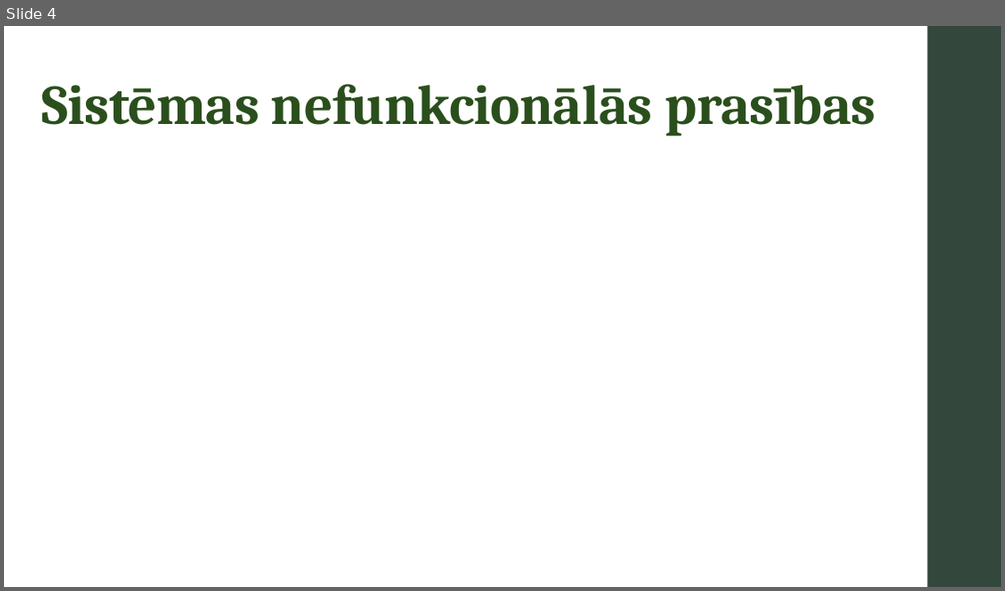
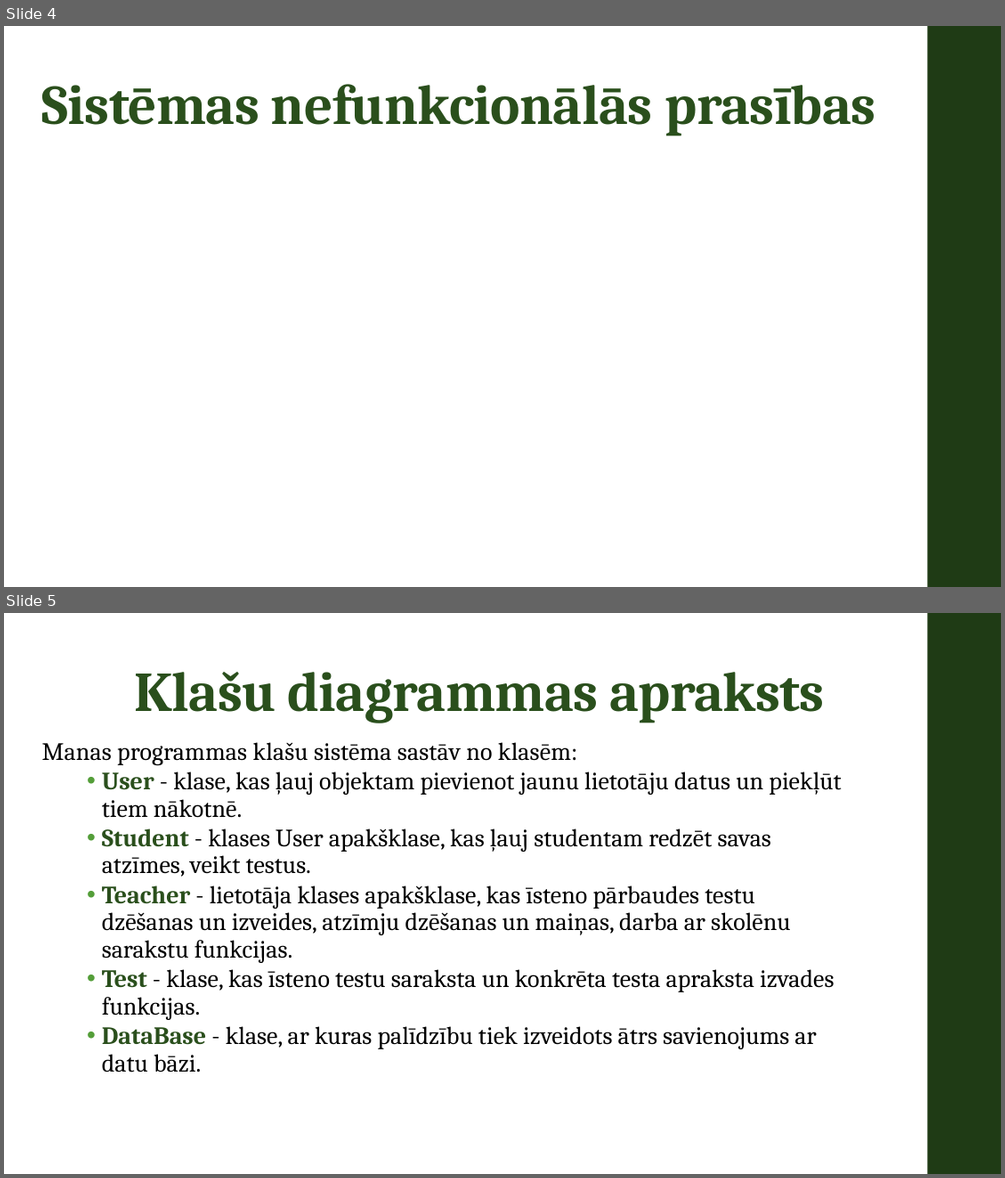
Before and after one commit to klasvill16/PD1_Rulevics, a slide deck: PD1_Prezentacija_Rulevics.pptx. Shown one above the other, each under a label of ours: slide 4 before the commit, slides 4 and 5 after it. The pictures are 1005x591 and 1005x1178 pixels, drawn with LibreOffice and Linux fonts; fonts in the diff are those of the drawing. Boxes give left, top, right and bottom in pixels: in the first picture for what was removed or moved away, otherwise in the second. Text is boxed around its words. In the diff, an @@ line names an element or a change of style, - is before the commit and + after.

```diff
--- a/PD1_Prezentacija_Rulevics.pptx
+++ b/PD1_Prezentacija_Rulevics.pptx
@@ slide 5 added at bbox=[4, 613, 1001, 1174], background #FFFFFF; not listed: 1 template element that a slide beside it also shows @@
@@ title added at bbox=[135, 672, 825, 723], 54 pt, text #2A4F1C, bold @@
+Klašu diagrammas apraksts
@@ text added at bbox=[42, 742, 841, 1072], 24 pt, text #000000 @@
+Manas programmas klašu sistēma sastāv no klasēm:
+    • User - klase, kas ļauj objektam pievienot jaunu lietotāju datus un piekļūt tiem nākotnē.
+    • Student - klases User apakšklase, kas ļauj studentam redzēt savas atzīmes, veikt testus.
+    • Teacher - lietotāja klases apakšklase, kas īsteno pārbaudes testu dzēšanas un izveides, atzīmju dzēšanas un maiņas, darba ar skolēnu sarakstu funkcijas.
+    • Test - klase, kas īsteno testu saraksta un konkrēta testa apraksta izvades funkcijas.
+    • DataBase - klase, ar kuras palīdzību tiek izveidots ātrs savienojums ar datu bāzi.
@@ slide 4 changed as well @@
@@ rectangle at bbox=[928, 26, 1001, 587]: fill #34473D to #1F3B15 @@
```
Also in this commit, not shown: 5 other slides changed, 6 other slides added, 16 other files.
